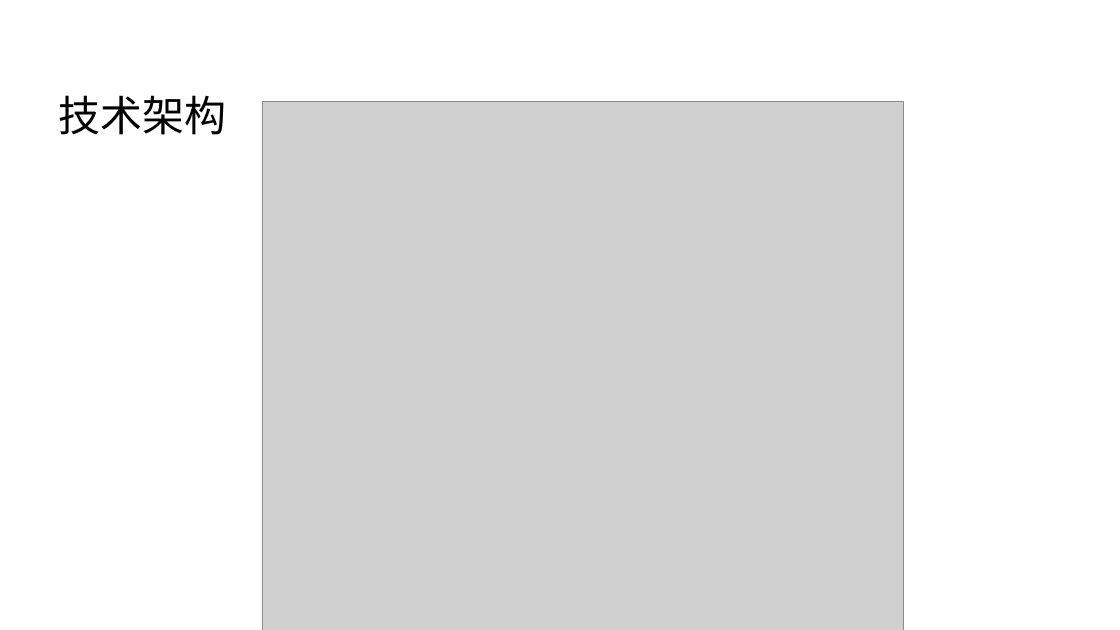
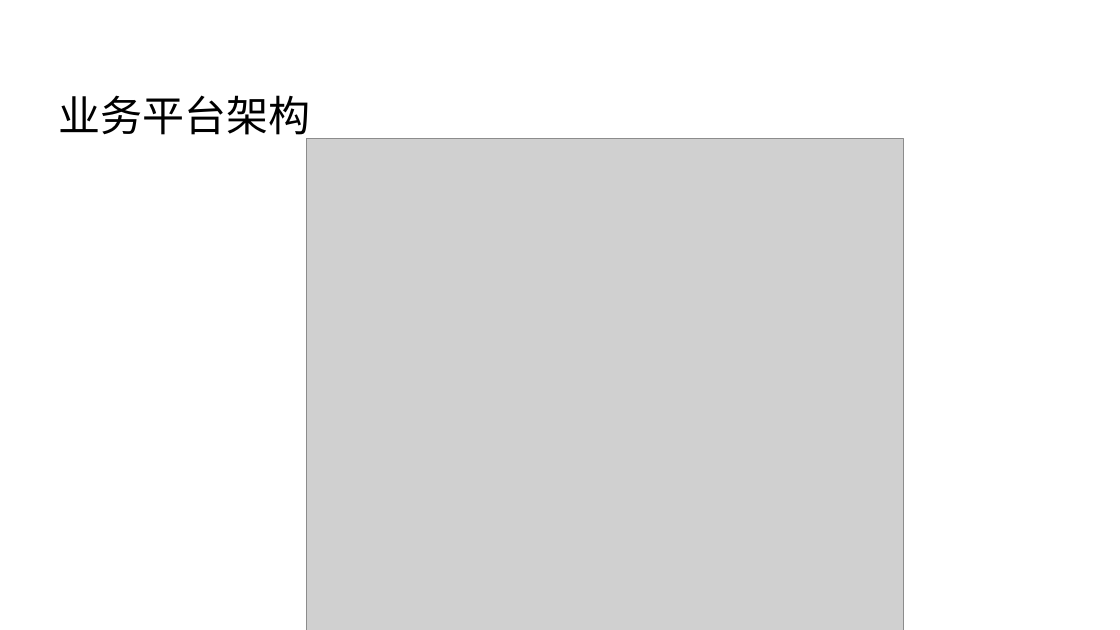
Before and after one commit to Wang-Ray/Wang-Ray.github.io, a slide deck: slide 4 of assets/attachment/关于软件架构 - v2.pptx. Drawn at 1120x630 pixels with LibreOffice and Linux fonts; fonts in the diff are those of the drawing; grey boxes stand for pictures; background and template pictures are left out. Boxes give left, top, right and bottom in pixels: in the first picture for what was removed or moved away, otherwise in the second. Text is boxed around its words. In the diff, an @@ line names an element or a change of style, - is before the commit and + after.

```diff
--- a/assets/attachment/关于软件架构 - v2.pptx
+++ b/assets/attachment/关于软件架构 - v2.pptx
@@ title at [58, 95, 310, 141]: text changed @@
-技术架构
+业务平台架构
@@ picture: place and size @@
-picture at [262, 102, 904, 630]
+picture at [307, 139, 904, 630]
```
Also in this commit, not shown: 4 other slides changed, 4 slides added, 5 other files.
